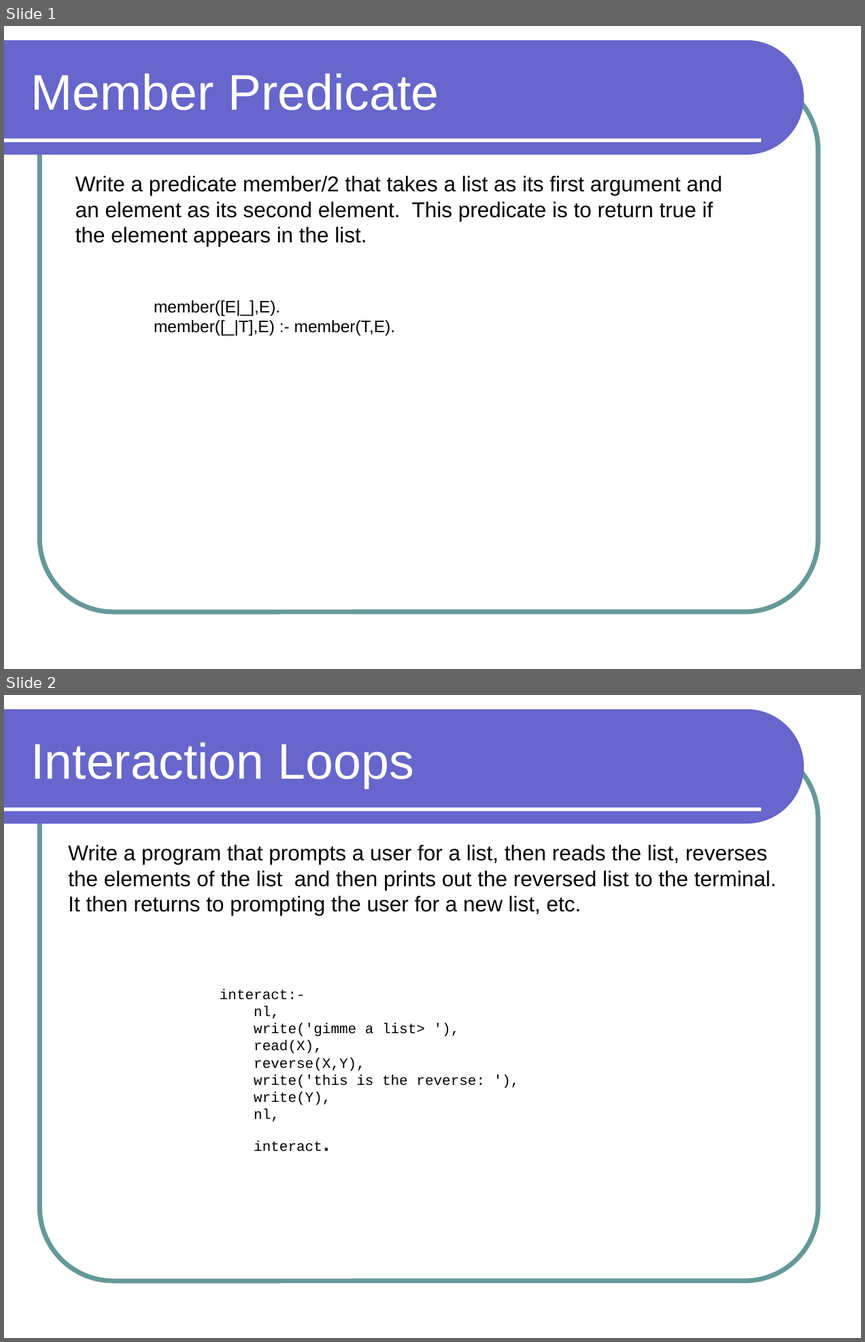
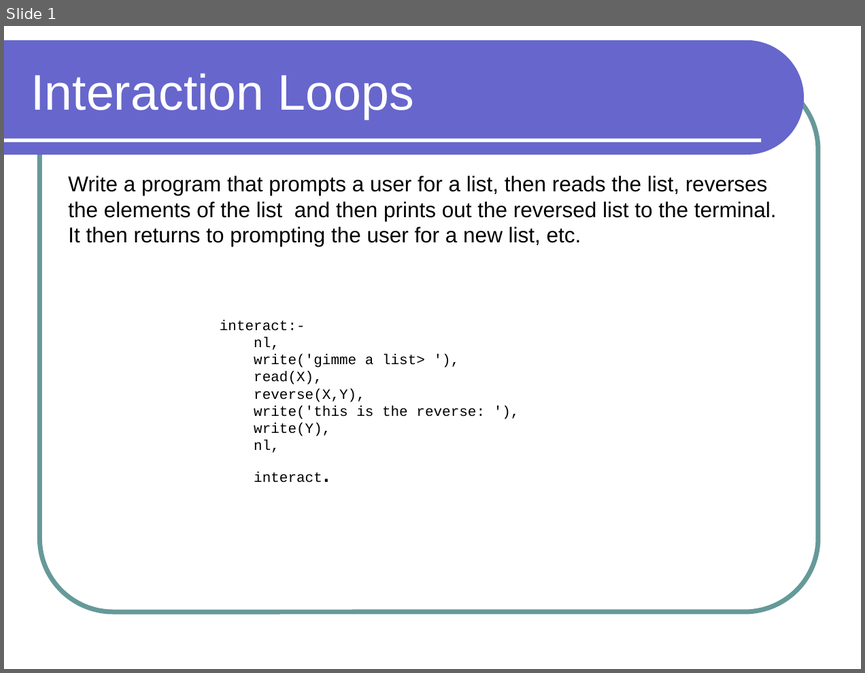
Before and after one commit to lutzhamel/CSC301, a slide deck: notes/csc301-ln023.ppt. Shown one above the other, each under a label of ours: slides 1 and 2 before the commit, slide 1 after it. The pictures are 865x1342 and 865x673 pixels, drawn with LibreOffice and Linux fonts; fonts in the diff are those of the drawing. Boxes give left, top, right and bottom in pixels: in the first picture for what was removed or moved away, otherwise in the second. Text is boxed around its words. In the diff, an @@ line names an element or a change of style, - is before the commit and + after.

```diff
--- a/notes/csc301-ln023.ppt
+++ b/notes/csc301-ln023.ppt
@@ slide 1 removed at (x1=4, y1=26, x2=861, y2=669), background #FFFFFF; not listed: 3 template elements that a slide beside it also shows @@
@@ title removed at (x1=31, y1=73, x2=439, y2=110) @@
-Member Predicate
@@ text removed at (x1=75, y1=176, x2=723, y2=246) @@
-Write a predicate member/2 that takes a list as its first argument and
-an element as its second element. This predicate is to return true if
-the element appears in the list.
@@ text removed at (x1=154, y1=300, x2=396, y2=336) @@
-member([E|_],E).
-member([_|T],E) :- member(T,E).
@@ what was slide 2 is now slide 1 @@
```
Also in this commit, not shown: 1 slide changed, 4 other files.
